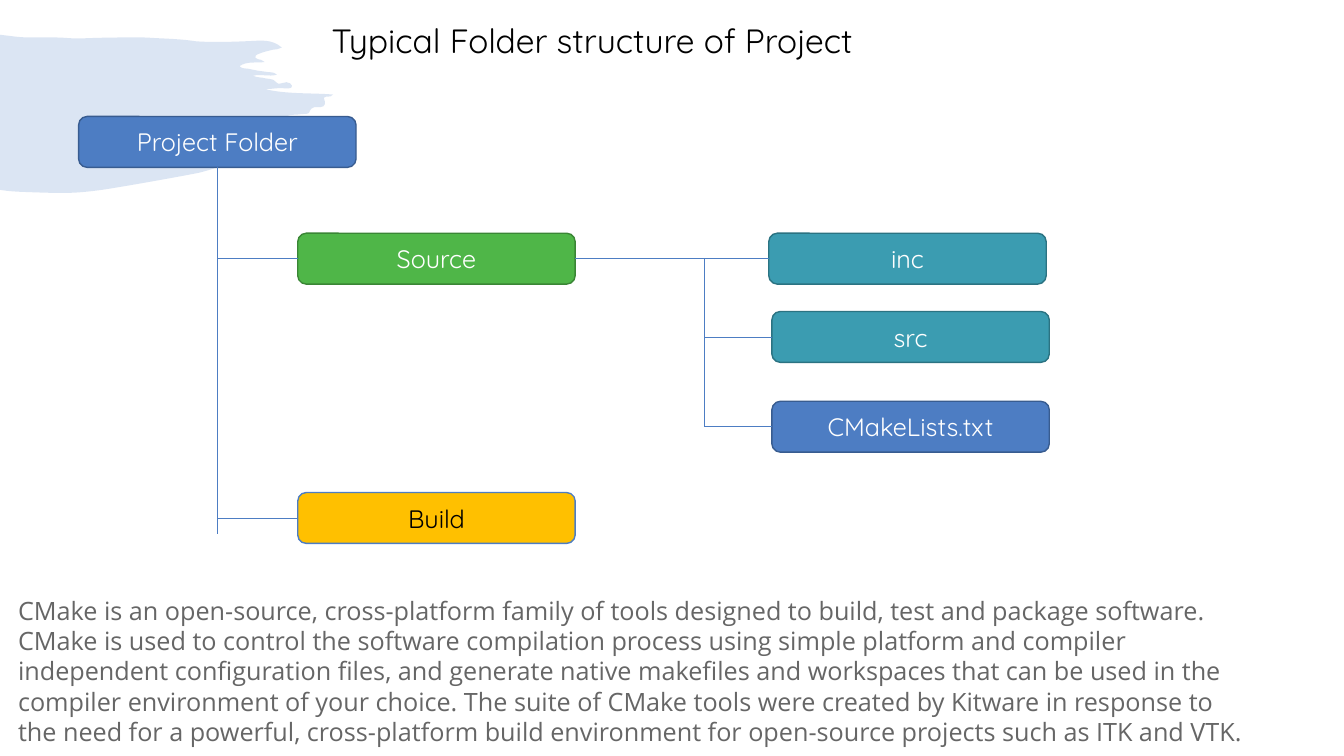
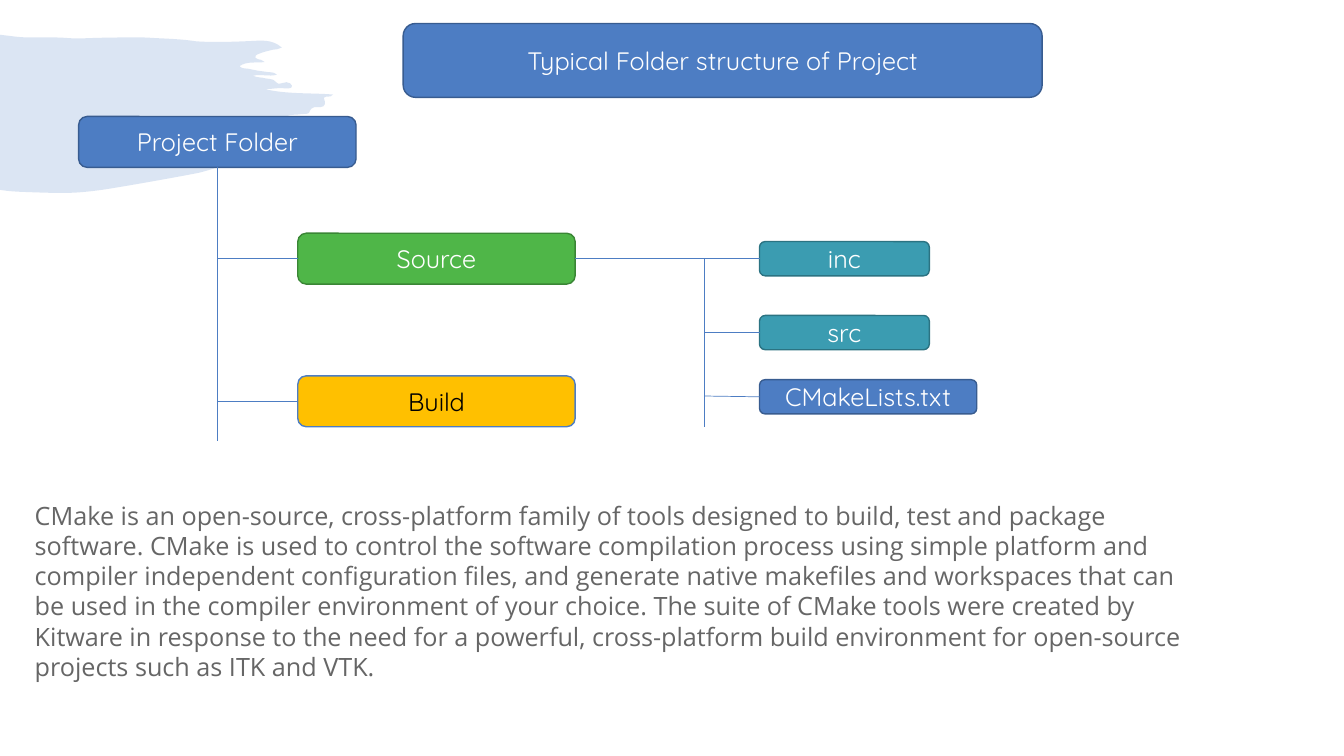
Before and after one commit to girishlande/cmake, a slide deck: slide 2 of learnings.pptx. Drawn at 1344x756 pixels with LibreOffice and Linux fonts; fonts in the diff are those of the drawing. Boxes give left, top, right and bottom in pixels: in the first picture for what was removed or moved away, otherwise in the second. Text is boxed around its words. In the diff, an @@ line names an element or a change of style, - is before the commit and + after.

```diff
--- a/learnings.pptx
+++ b/learnings.pptx
@@ rounded rectangle "Typical Folder structure of Project": place and size @@
-rounded rectangle "Typical Folder structure of Project" at box(332, 28, 853, 60)
+rounded rectangle "Typical Folder structure of Project" at box(403, 23, 1043, 97)
@@ rounded rectangle "Typical Folder structure of Project" at box(403, 23, 1043, 97): size 24 to 18 pt, text colour #000000 to #FFFFFF; alignment left to centre; vertical alignment top to middle; fill none to #4D7DC3; outline none to #395C90 1 pt @@
@@ line moved from (218, 167) - (218, 534) to (218, 167) - (218, 442) @@
@@ line moved from (769, 259) - (576, 259) to (760, 259) - (576, 259) @@
@@ rounded rectangle "inc": place and size @@
-rounded rectangle "inc" at box(769, 233, 1047, 283)
+rounded rectangle "inc" at box(760, 242, 931, 276)
@@ rounded rectangle "src": place and size @@
-rounded rectangle "src" at box(772, 312, 1050, 362)
+rounded rectangle "src" at box(760, 316, 930, 350)
@@ line moved from (772, 337) - (705, 337) to (760, 333) - (705, 333) @@
@@ rounded rectangle "Build": place and size @@
-rounded rectangle "Build" at box(297, 493, 575, 543)
+rounded rectangle "Build" at box(297, 376, 575, 426)
@@ rounded rectangle "CMakeLists.txt": place and size @@
-rounded rectangle "CMakeLists.txt" at box(772, 401, 1050, 452)
+rounded rectangle "CMakeLists.txt" at box(760, 380, 978, 414)
@@ line moved from (297, 518) - (218, 518) to (297, 401) - (218, 401) @@
@@ line moved from (772, 426) - (705, 426) to (760, 397) - (705, 396) @@
@@ text "CMake is an open-source, cross-platform ..." rewrapped from box(18, 601, 1241, 747) to box(35, 506, 1180, 652) @@
```
Also in this commit, not shown: 18 other slides changed, 2 other files.
